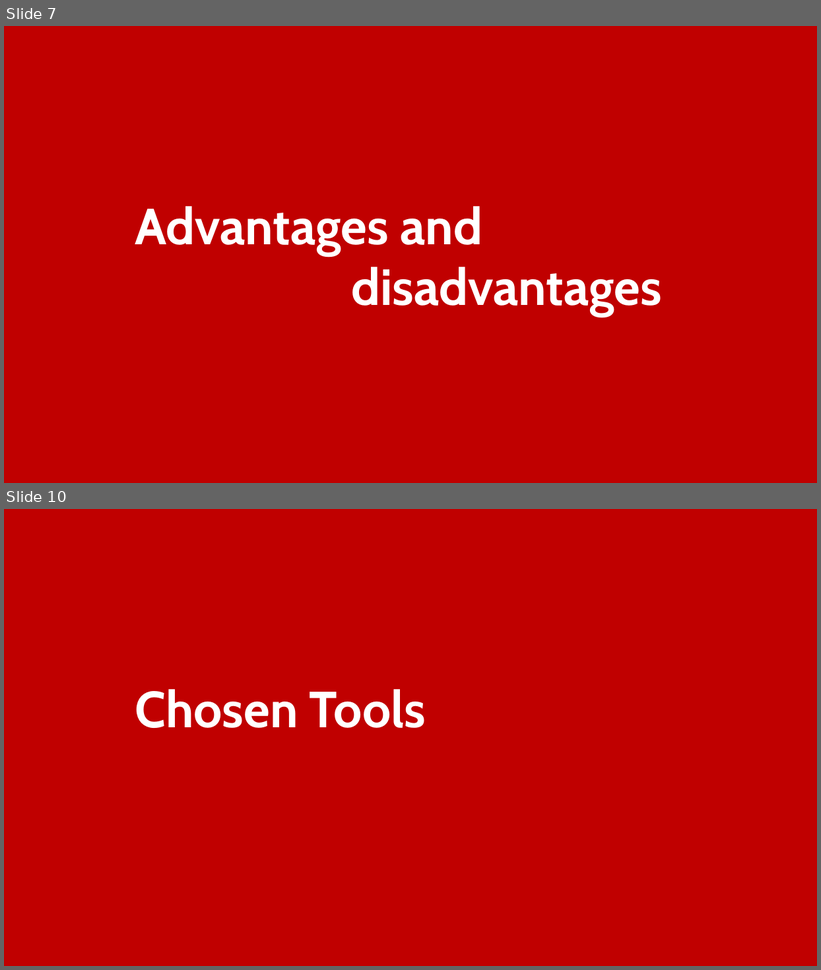
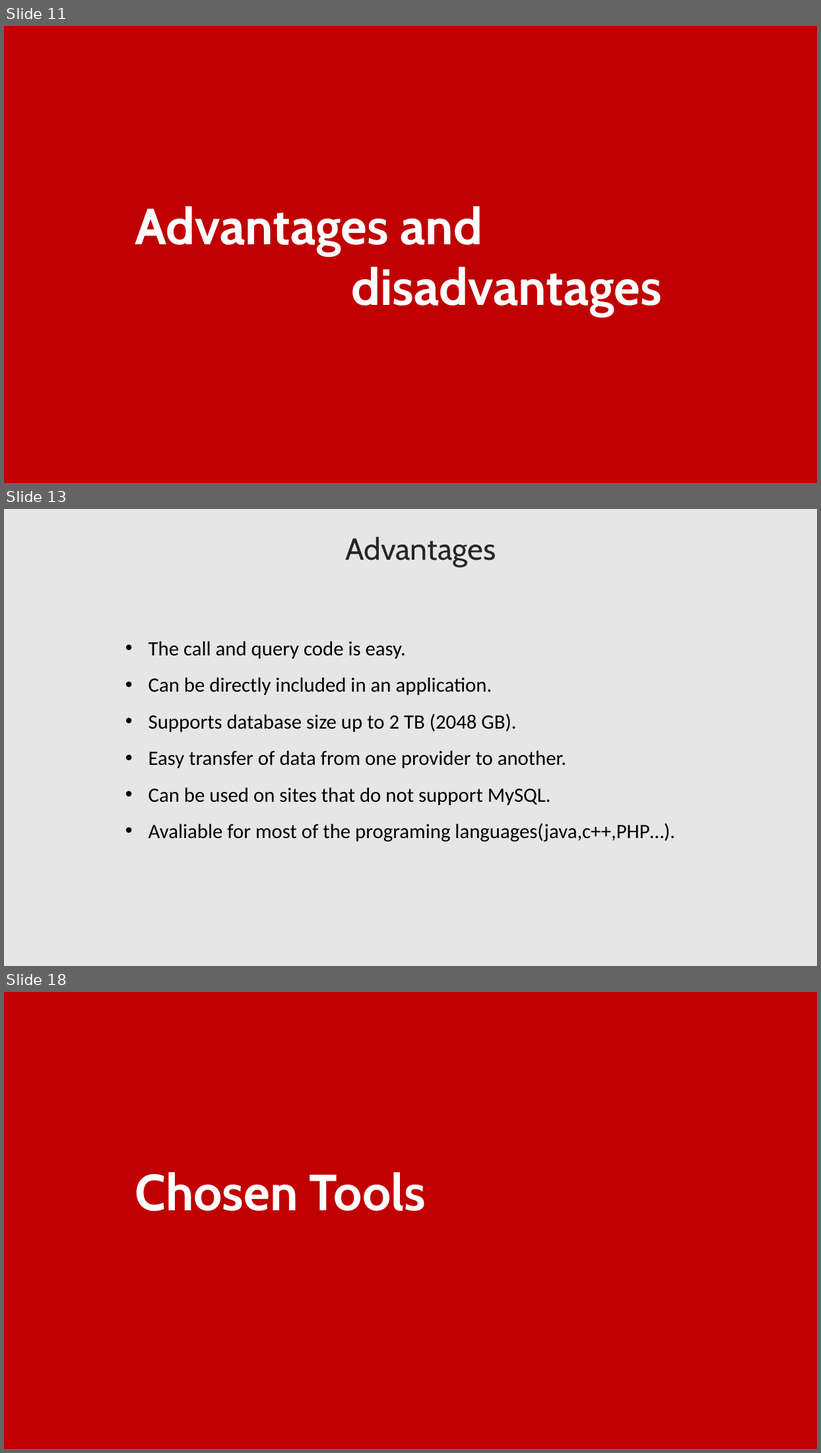
Before and after one commit to lahcenrahlaoui/Wingardium_Leviosaaaa, a slide deck: Presentation-projet-SQLite.pptx. Shown one above the other, each under a label of ours: slides 7 and 10 before the commit, slides 11, 13 and 18 after it; the slides between them are not shown. The pictures are 821x970 and 821x1453 pixels, drawn with LibreOffice and Linux fonts; fonts in the diff are those of the drawing. Boxes give left, top, right and bottom in pixels: in the first picture for what was removed or moved away, otherwise in the second. Text is boxed around its words. In the diff, an @@ line names an element or a change of style, - is before the commit and + after.

```diff
--- a/Presentation-projet-SQLite.pptx
+++ b/Presentation-projet-SQLite.pptx
@@ slide 13 added at [4,509,817,966], background #E7E6E6 @@
@@ text added at [345,537,496,567], 36.1 pt, text #262626 @@
+Advantages
@@ text added at [149,641,675,842], 24 pt, text #000000 @@
+• The call and query code is easy.
+• Can be directly included in an application.
+• Supports database size up to 2 TB (2048 GB).
+• Easy transfer of data from one provider to another.
+• Can be used on sites that do not support MySQL.
+• Avaliable for most of the programing languages(java,c++,PHP…).
@@ what was slide 7 is now slide 11 @@
@@ what was slide 10 is now slide 18 @@
```
Also in this commit, not shown: 4 slides changed, 9 other slides added, 1 slide removed, 7 other files.
